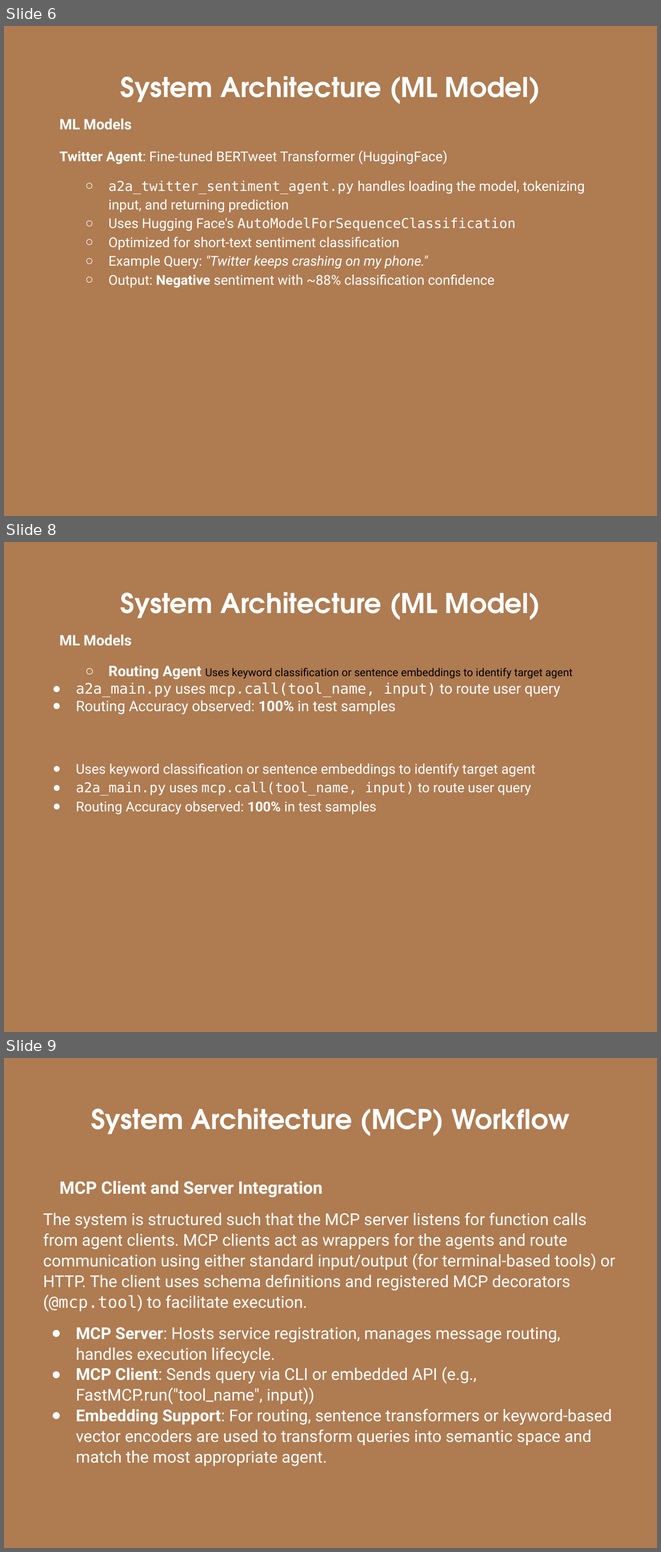
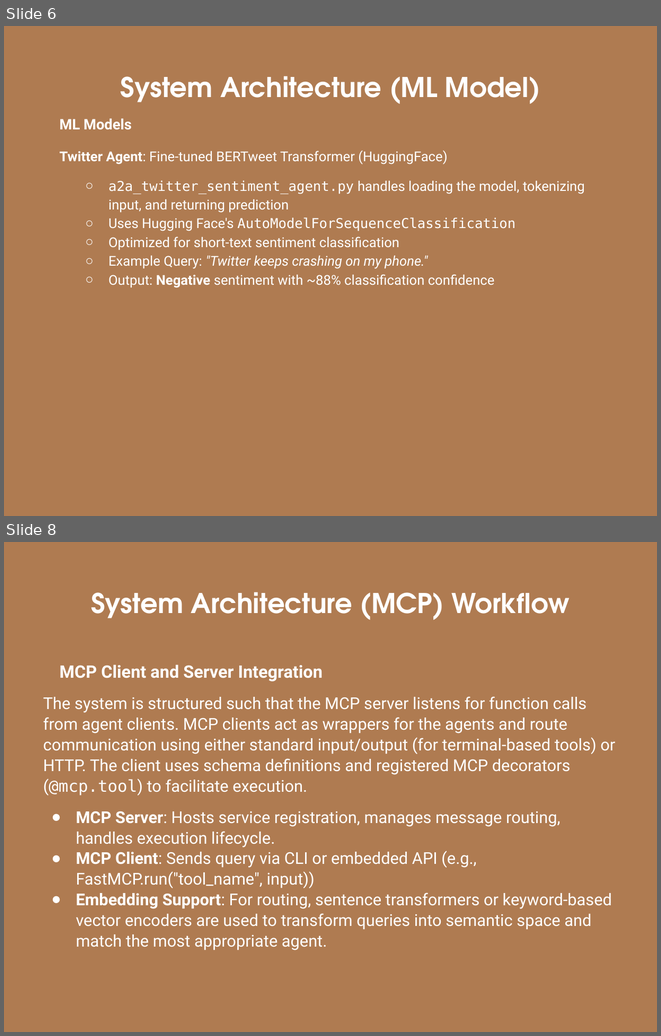
Before and after one commit to gshiva1975/AAI-510, a slide deck: finalproject-submission/Final Project SectionX-TeamGroup-9-Presentation.pptx. Shown one above the other, each under a label of ours: slides 6, 8 and 9 before the commit, slides 6 and 8 after it; the slides between them are not shown. The pictures are 661x1552 and 661x1036 pixels, drawn with LibreOffice and Linux fonts; fonts in the diff are those of the drawing; background and template pictures are left out. Boxes give left, top, right and bottom in pixels: in the first picture for what was removed or moved away, otherwise in the second. Text is boxed around its words. In the diff, an @@ line names an element or a change of style, - is before the commit and + after.

```diff
--- a/finalproject-submission/Final Project SectionX-TeamGroup-9-Presentation.pptx
+++ b/finalproject-submission/Final Project SectionX-TeamGroup-9-Presentation.pptx
@@ slide 8 removed at [4, 542, 657, 1032], background picture (left out) @@
@@ title removed at [121, 592, 540, 620] @@
-System Architecture (ML Model)
@@ text removed at [60, 634, 573, 814] @@
-ML Models
-  ○ Routing Agent Uses keyword classification or sentence embeddings to identify target agent
-● a2a_main.py uses mcp.call(tool_name, input) to route user query
-● Routing Accuracy observed: 100% in test samples
-● Uses keyword classification or sentence embeddings to identify target agent
-● a2a_main.py uses mcp.call(tool_name, input) to route user query
-● Routing Accuracy observed: 100% in test samples
@@ what was slide 9 is now slide 8 @@
```
Also in this commit, not shown: 1 slide changed, 1 other file.
